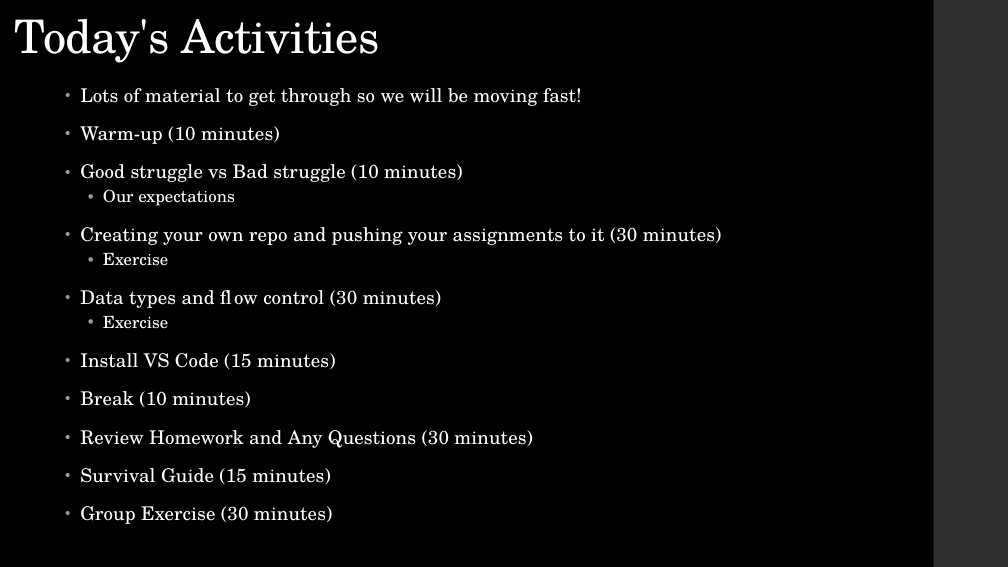
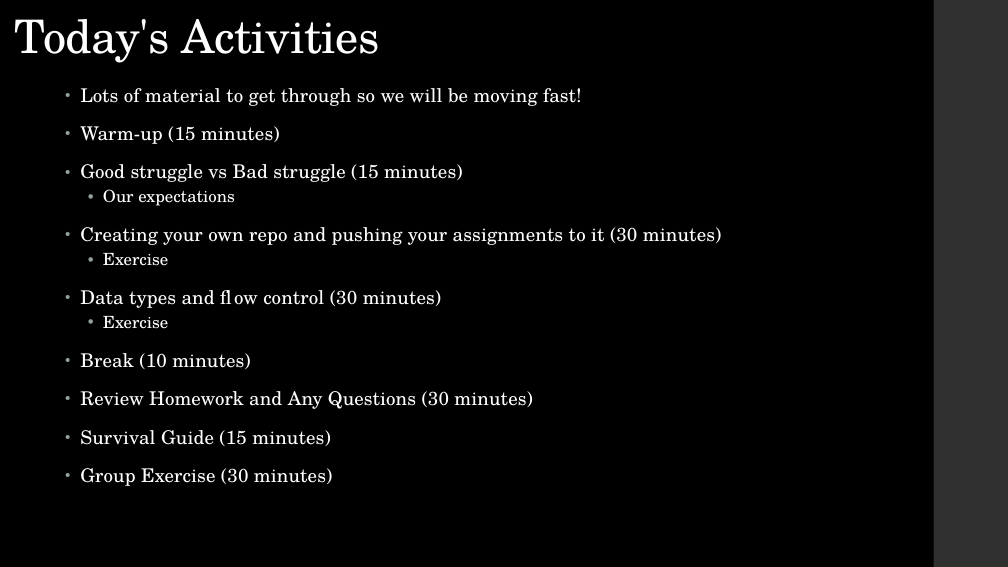
Before and after one commit to LaunchCoderGirlSTL/Data-Science-Assignments, a slide deck: slide 3 of course_material/week_02/week_02_presentation.pptx. Drawn at 1008x567 pixels with LibreOffice and Linux fonts; fonts in the diff are those of the drawing. Boxes give left, top, right and bottom in pixels: in the first picture for what was removed or moved away, otherwise in the second. Text is boxed around its words. In the diff, an @@ line names an element or a change of style, - is before the commit and + after.

```diff
--- a/course_material/week_02/week_02_presentation.pptx
+++ b/course_material/week_02/week_02_presentation.pptx
@@ text at (80, 126, 462, 182): text changed @@
-• Warm-up (10 minutes)
-• Good struggle vs Bad struggle (10 minutes)
+• Warm-up (15 minutes)
+• Good struggle vs Bad struggle (15 minutes)
@@ text at (80, 353, 335, 369): paragraph removed @@
-• Install VS Code (15 minutes)
```
Also in this commit, not shown: 1 slide removed, 7 other files.
